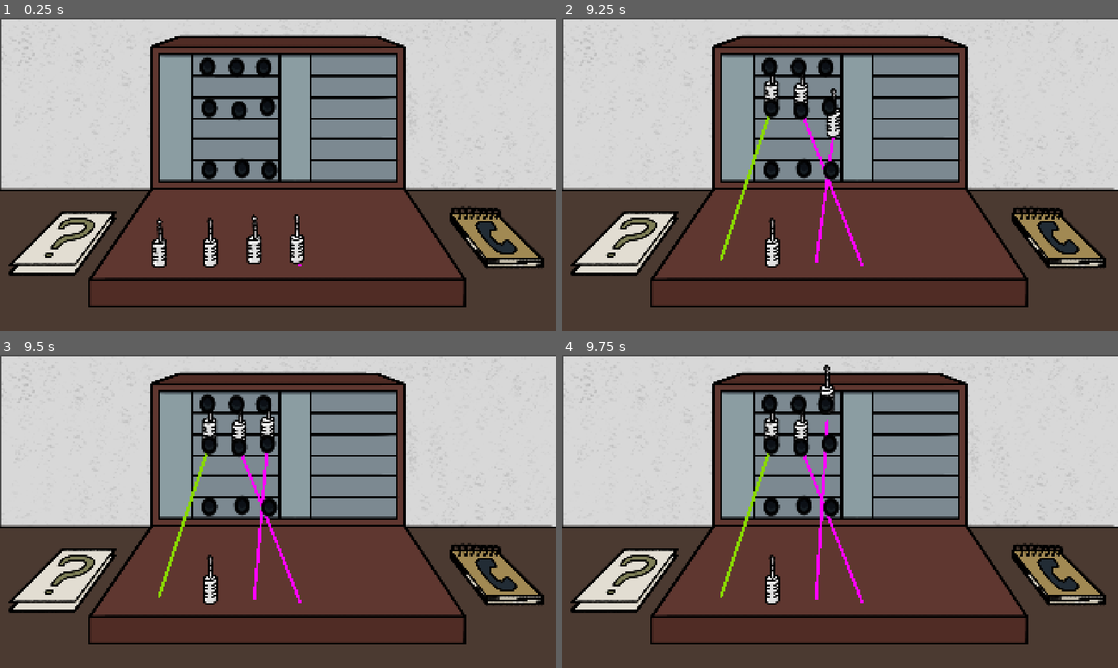
Above: before the commit, frames 1-4 (two rows, left to right).
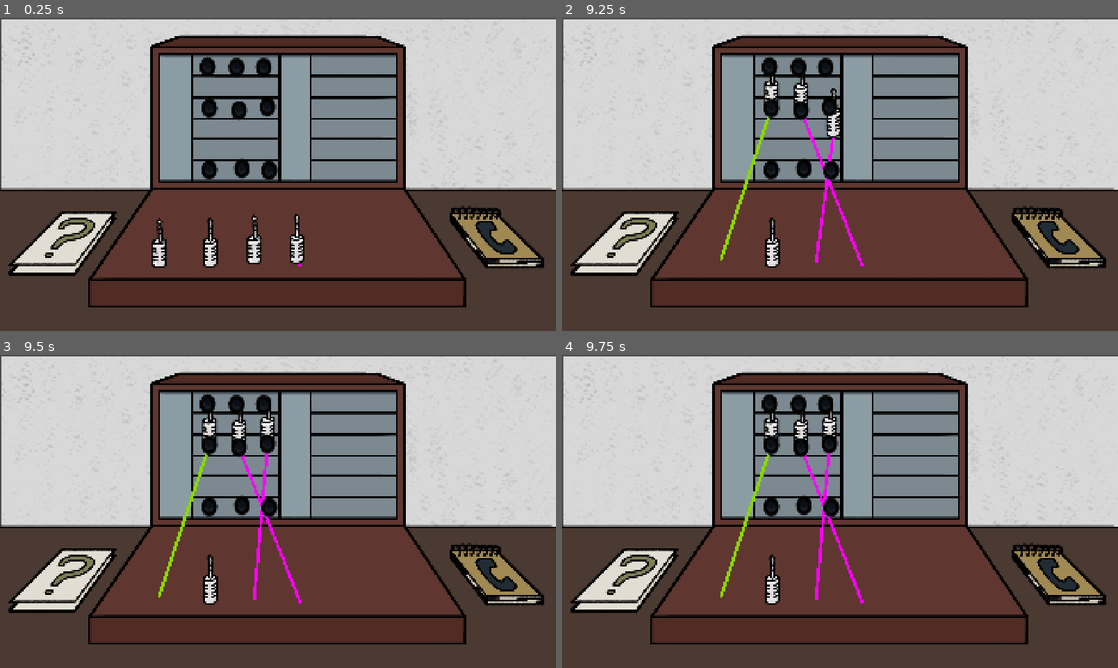
Above: after the commit, the same moments.

Repository: Arrenteks/LD60
Game: Godot game, scene res://scenes/GameArea.tscn
The game is run twice, just before and just after one commit, with the same random seed, the same clock (stepped at 60 frames per second) and the same inputs. This scene is started directly instead of the project's main scene.
Inputs (mouse positions are in pixels of both pictures, inside the frame that each line leads up to):
- Up to frame 1 (0.25 s): no input
- Up to frame 2 (9.25 s): tap Enter at 0.5, 4.25, 5.75 s; drag from (723, 243) to (767, 68) at 0.52 s; drag from (773, 243) to (767, 68) at 1.27 s; move the mouse to (817, 240) at 2.02 s; click (817, 240) at 2.17 s; tap Space at 2.75, 5, 6.5 s; drag from (856, 237) to (801, 68) at 2.77 s; move the mouse to (1006, 221) at 3.52 s; click (1006, 221) at 3.67 s; drag from (673, 127) to (823, 68) at 4.27 s; move the mouse to (867, 174) at 5.02 s; click (867, 174) at 5.17 s; drag from (756, 96) to (773, 243) at 5.77 s; move the mouse to (962, 158) at 6.52 s; click (962, 158) at 6.67 s; drag from (728, 190) to (801, 111) at 7.27 s; move the mouse to (895, 105) at 8.02 s; click (895, 105) at 8.17 s; drag from (812, 237) to (828, 108) at 8.77 s
- Up to frame 3 (9.5 s): no input
- Up to frame 4 (9.75 s): move the mouse to (1006, 558) at 9.52 s; click (1006, 558) at 9.67 s

Frames 1-3 are identical in both runs. In frame 4, 0.6% of the frame differs, in the area x 45-50%, y 3-74%.

Commit message:
fixed klinkenbug

Diff:
--- a/ld-60/scenes/Klinke_grabbable.tscn
+++ b/ld-60/scenes/Klinke_grabbable.tscn
@@ -34,5 +34,6 @@
 [node name="MagnetCollision" type="CollisionShape2D" parent="MagnetPullZone" unique_id=255413276]
 shape = SubResource("RectangleShape2D_byb5f")
 
+[connection signal="input_event" from="." to="." method="_on_input_event"]
 [connection signal="mouse_entered" from="MagnetPullZone" to="." method="_on_magnet_pull_zone_mouse_entered"]
 [connection signal="mouse_exited" from="MagnetPullZone" to="." method="_on_magnet_pull_zone_mouse_exited"]
--- a/ld-60/scripts/grab_config.gd
+++ b/ld-60/scripts/grab_config.gd
@@ -27,7 +27,13 @@
 		tween = get_tree().create_tween()
 		tween.tween_property(self, "position", og_pos, weight * delta)
 
-func _input(event: InputEvent) -> void:
+func _on_magnet_pull_zone_mouse_entered() -> void:
+	is_hovered = true
+
+func _on_magnet_pull_zone_mouse_exited() -> void:
+	is_hovered = false
+
+func _on_input_event(viewport: Node, event: InputEvent, shape_idx: int) -> void:
 	if event is InputEventMouseButton and event.button_index == MOUSE_BUTTON_LEFT:
 		if event.pressed and is_hovered:
 			is_grabbed = true
@@ -42,12 +48,3 @@
 						snap_position = socket.position
 						tween = get_tree().create_tween()
 						tween.tween_property(self, "position", snap_position, weight* get_process_delta_time())
-
-
-
-func _on_magnet_pull_zone_mouse_entered() -> void:
-	is_hovered = true
-
-
-func _on_magnet_pull_zone_mouse_exited() -> void:
-	is_hovered = false
